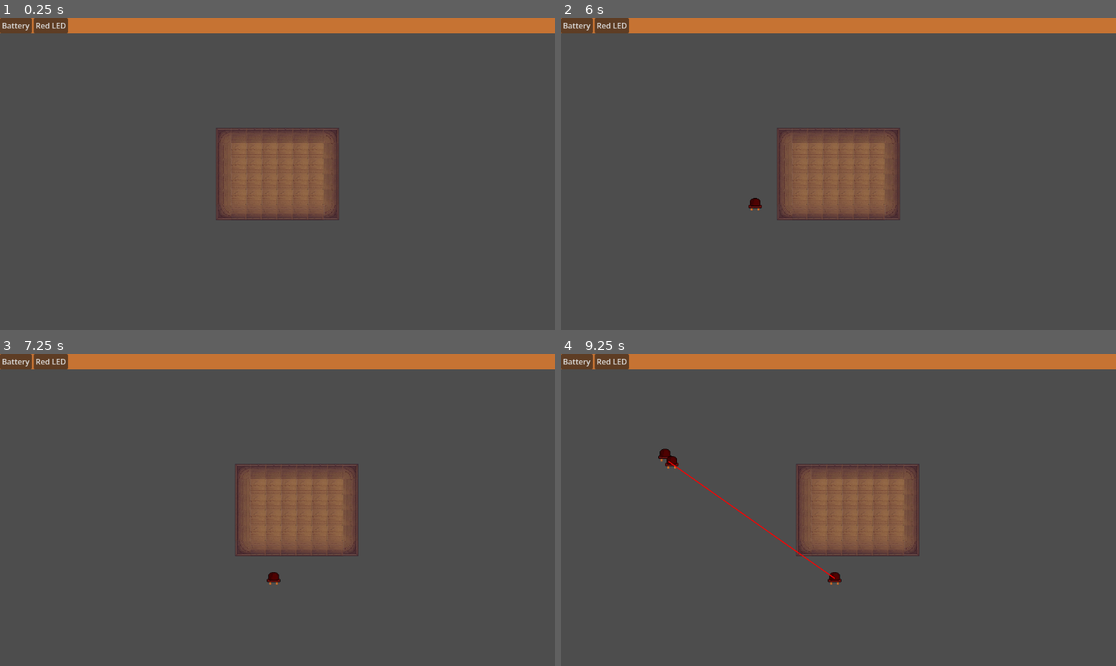
Above: before the commit, frames 1-4 (two rows, left to right).
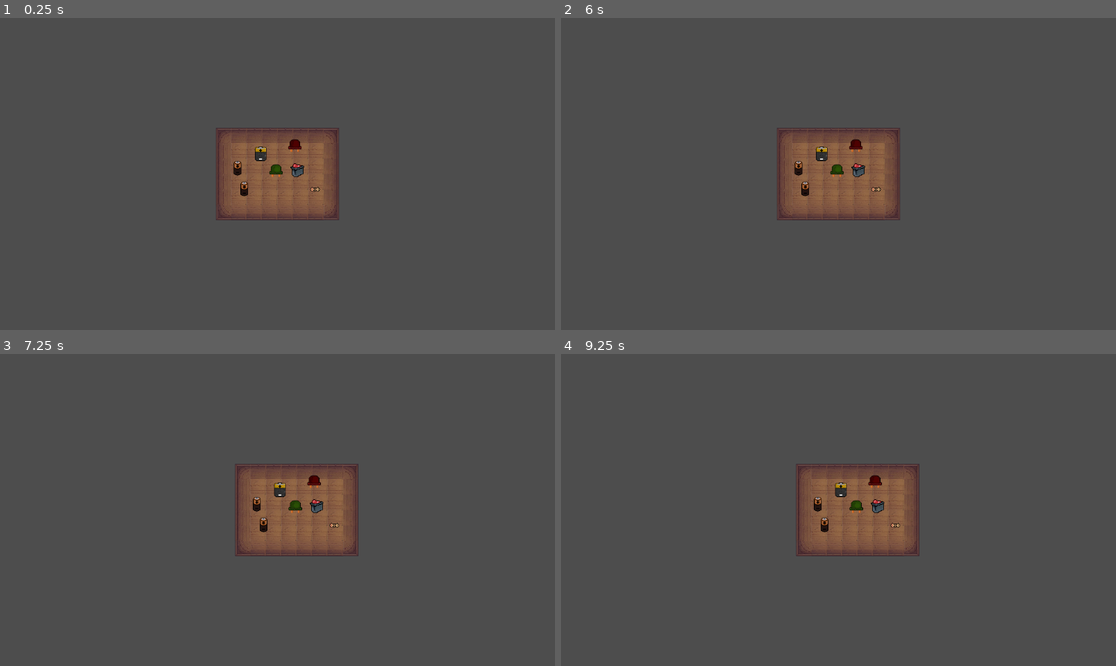
Above: after the commit, the same moments.

Repository: DootMario/proiectITFest
Game: Godot game, scene res://scenes/game.tscn
Same seed, same stepped clock (60 frames per second), same inputs: the game is played once before the commit and once after it.
Inputs (mouse positions are in pixels of both pictures, inside the frame that each line leads up to):
- Up to frame 1 (0.25 s): no input
- Up to frame 2 (6 s): click (577, 24) at 0.5 s, where only the run before the commit has a clickable "Battery"; click (610, 24) at 1.25 s, where only the run before the commit has a clickable "Red LED"; click (577, 24) at 2 s, where only the run before the commit has a clickable "Battery"; click (610, 24) at 2.75 s, where only the run before the commit has a clickable "Red LED"; click (577, 24) at 3.5 s, where only the run before the commit has a clickable "Battery"; click (610, 24) at 4.25 s, where only the run before the commit has a clickable "Red LED"; tap Enter at 5 s; move the mouse to (960, 158) at 5.02 s; tap E at 5.1 s; click (960, 158) at 5.17 s; tap Space at 5.75 s; drag from (727, 189) to (810, 236) at 5.77 s
- Up to frame 3 (7.25 s): move the mouse to (255, 578) at 6.52 s; tap A (camera_left) at 6.6 s; click (255, 578) at 6.67 s; tap E at 6.8 s
- Up to frame 4 (9.25 s): tap Enter at 7.25 s; drag from (810, 572) to (672, 463) at 7.27 s; drag from (666, 453) to (832, 578) at 8.02 s; tap Space at 8.75 s; drag from (672, 463) to (832, 578) at 8.77 s

The runs differ from the first frame. In frame 1, 5.4% of the frame differs, in the area x 0-100%, y 0-58%; in frame 2, 5.4%; in frame 3, 5.4%; in frame 4, 5.7%, in the area x 0-100%, y 0-74%.

Commit message:
Made some mechanics
LGTM

Diff:
--- a/proiect-it-fest/scenes/game.tscn
+++ b/proiect-it-fest/scenes/game.tscn
@@ -1,13 +1,41 @@
 [gd_scene format=3 uid="uid://bpq6nkgki6vf7"]
 
 [ext_resource type="PackedScene" uid="uid://c3tcqln4leb03" path="res://scenes/grid.tscn" id="1_yqjtg"]
-[ext_resource type="PackedScene" uid="uid://blcow0wlhdtp1" path="res://scenes/level.tscn" id="3_lbhrr"]
+[ext_resource type="PackedScene" uid="uid://c0t0b76qx10ec" path="res://scenes/rezist.tscn" id="2_p57ef"]
 [ext_resource type="PackedScene" uid="uid://5a1mssp8yude" path="res://scenes/paning_camera.tscn" id="3_lnu2h"]
+[ext_resource type="PackedScene" uid="uid://cpavt6s1fmqwr" path="res://scenes/sursa.tscn" id="4_u5sy4"]
+[ext_resource type="PackedScene" uid="uid://b0xujhf3ig3mg" path="res://scenes/red_led.tscn" id="5_gee14"]
+[ext_resource type="PackedScene" uid="uid://ctecm6tm8ef0l" path="res://scenes/sursa_mare.tscn" id="6_0tnpc"]
+[ext_resource type="PackedScene" uid="uid://b8qf8ib0pypr2" path="res://scenes/green_led.tscn" id="6_u5sy4"]
+[ext_resource type="PackedScene" uid="uid://c2ux7pv8ex7pf" path="res://scenes/switch.tscn" id="7_gee14"]
 
 [node name="Game" type="Node2D" unique_id=57844600]
 
 [node name="paningCamera" parent="." unique_id=853510291 instance=ExtResource("3_lnu2h")]
 
+[node name="Rezist" parent="." unique_id=402071729 instance=ExtResource("2_p57ef")]
+
 [node name="Grid" parent="." unique_id=2071597713 instance=ExtResource("1_yqjtg")]
 
-[node name="Level" parent="." unique_id=2068069766 instance=ExtResource("3_lbhrr")]
+[node name="Sursa" parent="." unique_id=1182129977 instance=ExtResource("4_u5sy4")]
+position = Vector2(-69, 31)
+
+[node name="RedLED" parent="." unique_id=450884269 instance=ExtResource("5_gee14")]
+position = Vector2(36, -57)
+
+[node name="Green_LED" parent="." unique_id=580264055 instance=ExtResource("6_u5sy4")]
+position = Vector2(-3, -5)
+
+[node name="Switch" parent="." unique_id=1210687197 instance=ExtResource("7_gee14")]
+position = Vector2(41, -6)
+
+[node name="SursaMare" parent="." unique_id=1863410743 instance=ExtResource("6_0tnpc")]
+position = Vector2(-35, -42)
+is_battery = true
+voltage_output = 18.0
+
+[node name="Rezist2" parent="." unique_id=2009485005 instance=ExtResource("2_p57ef")]
+position = Vector2(78, 32)
+
+[node name="Sursa2" parent="." unique_id=878684221 instance=ExtResource("4_u5sy4")]
+position = Vector2(-83, -12)
--- a/proiect-it-fest/scenes/sursa.tscn
+++ b/proiect-it-fest/scenes/sursa.tscn
@@ -4,7 +4,7 @@
 [ext_resource type="Texture2D" uid="uid://cga2b6o1eo0b8" path="res://assets/dragndrops.png" id="2_en0xd"]
 
 [sub_resource type="RectangleShape2D" id="RectangleShape2D_xa3iq"]
-size = Vector2(19, 32)
+size = Vector2(26, 28)
 
 [sub_resource type="AtlasTexture" id="AtlasTexture_en0xd"]
 atlas = ExtResource("2_en0xd")
--- a/proiect-it-fest/scenes/switch.tscn
+++ b/proiect-it-fest/scenes/switch.tscn
@@ -4,22 +4,22 @@
 [ext_resource type="Script" uid="uid://d0sdjap3l2v60" path="res://scripts/switch.gd" id="2_4m6b1"]
 [ext_resource type="Texture2D" uid="uid://cwn05kfxcnkbf" path="res://assets/switch.png" id="3_w78pk"]
 
-[sub_resource type="AtlasTexture" id="AtlasTexture_ny1gh"]
+[sub_resource type="AtlasTexture" id="AtlasTexture_nnoiq"]
+atlas = ExtResource("3_w78pk")
+region = Rect2(64, 0, 32, 32)
+
+[sub_resource type="AtlasTexture" id="AtlasTexture_4m6b1"]
 atlas = ExtResource("3_w78pk")
 region = Rect2(0, 0, 32, 32)
 
-[sub_resource type="AtlasTexture" id="AtlasTexture_a0a5h"]
-atlas = ExtResource("3_w78pk")
-region = Rect2(64, 0, 32, 32)
-
-[sub_resource type="SpriteFrames" id="SpriteFrames_ri5u6"]
+[sub_resource type="SpriteFrames" id="SpriteFrames_w78pk"]
 animations = [{
 "frames": [{
 "duration": 1.0,
-"texture": SubResource("AtlasTexture_ny1gh")
+"texture": SubResource("AtlasTexture_nnoiq")
 }, {
 "duration": 1.0,
-"texture": SubResource("AtlasTexture_a0a5h")
+"texture": SubResource("AtlasTexture_4m6b1")
 }],
 "loop": true,
 "name": &"default",
@@ -35,10 +35,10 @@
 position = Vector2(0, -2)
 
 [node name="AnimatedSprite2D" parent="." index="1" unique_id=1661422853]
-sprite_frames = SubResource("SpriteFrames_ri5u6")
+sprite_frames = SubResource("SpriteFrames_w78pk")
 
 [node name="Anodm" parent="." index="2" unique_id=1020873962]
-position = Vector2(-11, 0)
+position = Vector2(-13, 0)
 
 [node name="Catodp" parent="." index="3" unique_id=1814133978]
-position = Vector2(14, 0)
+position = Vector2(13, 0)
--- a/proiect-it-fest/scripts/base_LED.gd
+++ b/proiect-it-fest/scripts/base_LED.gd
@@ -1,6 +1,9 @@
 extends "res://scripts/base_component.gd"
 func _process(delta: float) -> void:
-	if is_powered:
-		sprite.frame = 6 # Assuming frame 1 is 'on'
+	if is_blown:
+		sprite.frame = 3
 	else:
-		sprite.frame = 0 # Assuming frame 0 is 'off'
+		if is_powered:
+			sprite.frame = 6
+		else:
+			sprite.frame = 0
--- a/proiect-it-fest/scripts/base_component.gd
+++ b/proiect-it-fest/scripts/base_component.gd
@@ -5,7 +5,7 @@
 @export var voltage_output := 0.0
 @export var voltage_required := 0.0
 var is_powered := false
-
+var is_blown:=false
 # Common state
 var dragging := false
 var drag_offset := Vector2.ZERO
@@ -19,7 +19,7 @@
 @export var terminal_left: Marker2D
 @export var terminal_right: Marker2D
 
-const CLICK_TOLERANCE := 10.0
+var CLICK_TOLERANCE := 10.0
 
 func _ready() -> void:
 	input_event.connect(_on_input_event)
--- a/proiect-it-fest/scripts/circuit_manager.gd
+++ b/proiect-it-fest/scripts/circuit_manager.gd
@@ -16,7 +16,8 @@
 
 	for comp in components:
 		comp.is_powered = false
-
+		if "is_blown" in comp:
+			comp.is_blown=false
 	var graph = {}
 
 	# 1. Grab and physically sort the terminals
@@ -129,12 +130,39 @@
 				loop_req_voltage += comp.voltage_required
 
 		var display_voltage = abs(total_voltage)
+
+		# 1. Check for open switches first
+		for comp in components_in_loop:
+			if comp.get("is_switch") and not comp.is_closed:
+				display_voltage = 0.0 # The bridge is up, no power gets through
+
+		# 2. Apply the resistors to cut the power
+		for comp in components_in_loop:
+			if comp.get("is_resistor"):
+				display_voltage = display_voltage / 2.0
+
 		print("Ring! Power: ", display_voltage, "V | Required: ", loop_req_voltage, "V")
 
+		# 3. Check for exact matches or blowouts
 		for comp in components_in_loop:
-			if not comp.get("is_battery"):
-				if display_voltage > 0.0 and display_voltage >= loop_req_voltage:
-					comp.is_powered = true
+			if not comp.get("is_battery") and not comp.get("is_resistor") and not comp.get("is_switch"):
+				if display_voltage > 0.0:
+					if display_voltage > loop_req_voltage + 0.1:
+						comp.is_blown = true
+					elif abs(display_voltage - loop_req_voltage) < 0.1:
+						comp.is_powered = true
 
-	# Unlock the door so it can run again later
+		print("Ring! Power: ", display_voltage, "V | Required: ", loop_req_voltage, "V")
+
+		# 2. Check for exact voltage matches
+		# 2. Check for exact voltage matches or blowouts
+		for comp in components_in_loop:
+			if not comp.get("is_battery") and not comp.get("is_resistor"):
+				if display_voltage > 0.0:
+					# If the power is too high, it blows out
+					if display_voltage > loop_req_voltage + 0.1:
+						comp.is_blown = true
+					# If it exactly matches, turn it on
+					elif abs(display_voltage - loop_req_voltage) < 0.1:
+						comp.is_powered = true
 	is_evaluating = false
--- a/proiect-it-fest/scripts/green_led.gd
+++ b/proiect-it-fest/scripts/green_led.gd
@@ -1,10 +1,13 @@
 
 extends "res://scripts/base_LED.gd"
 func _process(delta: float) -> void:
-	if is_powered:
-		sprite.frame = 6 # Assuming frame 1 is 'on'
+	if is_blown:
+		sprite.frame = 3
 	else:
-		sprite.frame = 0 # Assuming frame 0 is 'off'
+		if is_powered:
+			sprite.frame = 6 # Assuming frame 1 is 'on'
+		else:
+			sprite.frame = 0 # Assuming frame 0 is 'off'
 
 
 func _ready() -> void:
--- a/proiect-it-fest/scripts/rezist.gd
+++ b/proiect-it-fest/scripts/rezist.gd
@@ -1,11 +1,10 @@
 extends "res://scripts/base_component.gd"
 
+var is_resistor := false
 
-# Called when the node enters the scene tree for the first time.
 func _ready() -> void:
 	super._ready()
-
-
-# Called every frame. 'delta' is the elapsed time since the previous frame.
+	CLICK_TOLERANCE=7.0
+	is_resistor = true
 func _process(delta: float) -> void:
 	pass
--- a/proiect-it-fest/scripts/sursa.gd
+++ b/proiect-it-fest/scripts/sursa.gd
@@ -2,7 +2,7 @@
 
 @export var supply_voltage: float = 0.0
 
-# handle pd
+
 func create_wire(from: Marker2D, to: Marker2D) -> void:
 	var wire_scene = preload("res://scenes/wire.tscn")
 	var wire = wire_scene.instantiate()
@@ -11,9 +11,6 @@
 	wire.voltage = supply_voltage
 	wire.add_to_group("wires")
 	get_tree().current_scene.add_child(wire)
-	sprite.frame=1
-	to.get_parent().sprite.frame=1
-	cons+=1
-	to.get_parent().cons+=1
-	wire.supply(to)
+
+	# Just call the manager directly once
 	CircuitManager.evaluate_circuits()
--- a/proiect-it-fest/scripts/switch.gd
+++ b/proiect-it-fest/scripts/switch.gd
@@ -1,11 +1,34 @@
 extends "res://scripts/base_component.gd"
 
+var is_switch := true
+var is_closed := false
+var is_hovering := false
 
-# Called when the node enters the scene tree for the first time.
 func _ready() -> void:
 	super._ready()
+	# Track when the mouse is over the component
+	mouse_entered.connect(_on_mouse_entered)
+	mouse_exited.connect(_on_mouse_exited)
 
+func _on_mouse_entered() -> void:
+	is_hovering = true
 
-# Called every frame. 'delta' is the elapsed time since the previous frame.
-func _process(delta: float) -> void:
-	pass
+func _on_mouse_exited() -> void:
+	is_hovering = false
+
+func _input(event: InputEvent) -> void:
+	# This runs the dragging and snapping from base_component.gd
+	super._input(event)
+
+	# Check if we are hovering and pressing E
+	if is_hovering and event is InputEventKey and event.keycode == KEY_E and event.pressed and not event.is_echo():
+		is_closed = !is_closed
+
+		# Change the sprite so players can see it flipped
+		if is_closed:
+			sprite.frame = 1 # Use your 'closed' frame number
+		else:
+			sprite.frame = 0 # Use your 'open' frame number
+
+		# Call the math directly without the broken safety check
+		CircuitManager.evaluate_circuits()
Binary file changed: proiect-it-fest/assets/dragndrops.png
